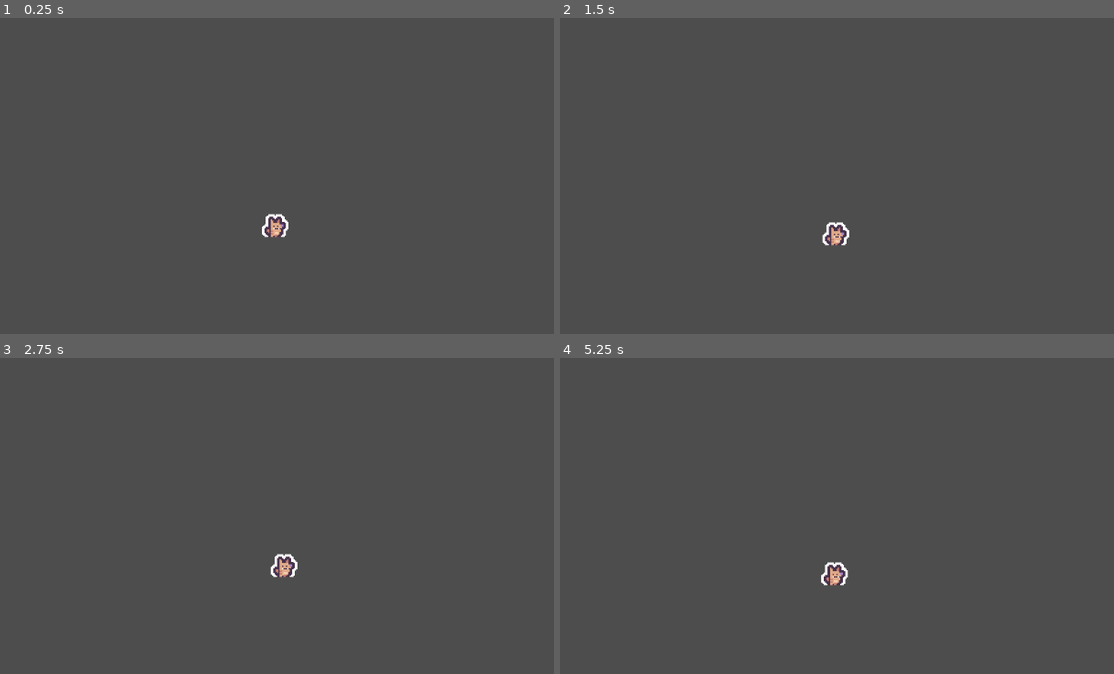
Above: before the commit, frames 1-4 (two rows, left to right).
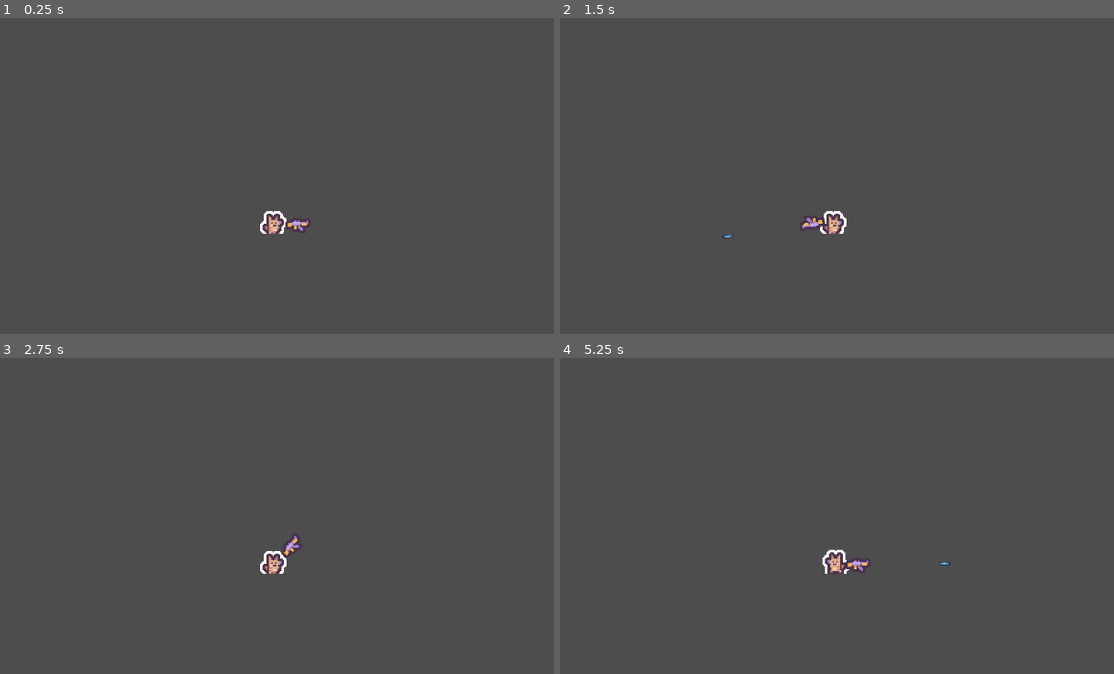
Above: after the commit, the same moments.

Repository: Gamercraft64/project
Game: Godot game, scene res://scene/World.tscn
The game is run twice, just before and just after one commit, with the same random seed, the same clock (stepped at 60 frames per second) and the same inputs. The engine's default icon, where the game draws it, is replaced by a stand-in: a white triangle on a blue panel in a dark square.
Inputs (mouse positions are in pixels of both pictures, inside the frame that each line leads up to):
- Up to frame 1 (0.25 s): no input
- Up to frame 2 (1.5 s): tap Enter at 0.5 s; move the mouse to (997, 201) at 0.52 s; hold D (right) 0.53-1.28 s; click (997, 201) at 0.6 s; move the mouse to (687, 242) at 1.27 s; hold S (down) from 1.28 s (still down); click (687, 242) at 1.35 s
- Up to frame 3 (2.75 s): move the mouse to (349, 471) at 2.02 s; release S (down) at 2.03 s; hold D (right) from 2.03 s (still down); click (349, 471) at 2.1 s
- Up to frame 4 (5.25 s): tap Space at 2.75 s; move the mouse to (798, 645) at 2.77 s; release D (right) at 2.78 s; hold W (up) 2.78-3.53 s; click (798, 645) at 2.85 s; move the mouse to (1053, 623) at 3.52 s; hold A (left) 3.53-5.03 s; click (1053, 623) at 3.6 s; tap Enter at 4.25 s; move the mouse to (615, 500) at 4.27 s; click (615, 500) at 4.35 s; move the mouse to (870, 563) at 5.02 s; hold S (down) from 5.03 s (still down); click (870, 563) at 5.1 s

The runs differ from the first frame. In frame 1, 0.4% of the frame differs, in the area x 46-57%, y 61-70%; in frame 2, 0.6%, in the area x 29-53%, y 61-73%; in frame 3, 0.6%; in frame 4, 0.6%.

Commit message:
added gun logic ad player animation

Diff:
--- a/project.godot
+++ b/project.godot
@@ -37,6 +37,11 @@
 "events": [Object(InputEventKey,"resource_local_to_scene":false,"resource_name":"","device":-1,"window_id":0,"alt_press …(192 unchanged characters)…
 ]
 }
+shoot={
+"deadzone": 0.2,
+"events": [Object(InputEventMouseButton,"resource_local_to_scene":false,"resource_name":"","device":-1,"window_id":0,"alt_pressed":false,"shift_pressed":false,"ctrl_pressed":false,"meta_pressed":false,"button_mask":0,"position":Vector2(0, 0),"global_position":Vector2(0, 0),"factor":1.0,"button_index":1,"canceled":false,"pressed":false,"double_click":false,"script":null)
+]
+}
 
 [rendering]
 
--- a/scene/World.tscn
+++ b/scene/World.tscn
@@ -1,26 +1,64 @@
-[gd_scene load_steps=4 format=3 uid="uid://em1n1eti4la1"]
+[gd_scene load_steps=9 format=3 uid="uid://em1n1eti4la1"]
 
 [ext_resource type="Script" uid="uid://ghjby7h3rimb" path="res://script/player.gd" id="1_iibxp"]
 [ext_resource type="Texture2D" uid="uid://csexukvyv6bhu" path="res://assets/Players/Tilemap/tilemap.png" id="2_iibxp"]
+[ext_resource type="Texture2D" uid="uid://cufueuhuapxto" path="res://assets/Weapons/Tilemap/tilemap.png" id="3_dtoa7"]
+[ext_resource type="Script" uid="uid://dryhq76nry2g1" path="res://script/gun.gd" id="3_iqpdx"]
 
 [sub_resource type="RectangleShape2D" id="RectangleShape2D_iqpdx"]
-size = Vector2(16, 16)
+size = Vector2(15, 15)
+
+[sub_resource type="AtlasTexture" id="AtlasTexture_iibxp"]
+atlas = ExtResource("2_iibxp")
+region = Rect2(2, 3, 24, 24)
+
+[sub_resource type="AtlasTexture" id="AtlasTexture_dtoa7"]
+atlas = ExtResource("2_iibxp")
+region = Rect2(26, 3, 24, 24)
+
+[sub_resource type="SpriteFrames" id="SpriteFrames_iqpdx"]
+animations = [{
+"frames": [{
+"duration": 1.0,
+"texture": SubResource("AtlasTexture_iibxp")
+}, {
+"duration": 1.0,
+"texture": SubResource("AtlasTexture_dtoa7")
+}],
+"loop": false,
+"name": &"walk",
+"speed": 5.0
+}]
 
 [node name="Node2D" type="Node2D"]
 
 [node name="CharacterBody2D" type="CharacterBody2D" parent="."]
 script = ExtResource("1_iibxp")
 
-[node name="Sprite2D" type="Sprite2D" parent="CharacterBody2D"]
-texture = ExtResource("2_iibxp")
-hframes = 4
-vframes = 4
-
 [node name="CollisionShape2D" type="CollisionShape2D" parent="CharacterBody2D"]
-position = Vector2(1, 3)
+position = Vector2(-2.5, 0.5)
 shape = SubResource("RectangleShape2D_iqpdx")
 
 [node name="Camera2D" type="Camera2D" parent="CharacterBody2D"]
 zoom = Vector2(2, 2)
 position_smoothing_enabled = true
 position_smoothing_speed = 12.0
+
+[node name="AnimatedSprite2D" type="AnimatedSprite2D" parent="CharacterBody2D"]
+sprite_frames = SubResource("SpriteFrames_iqpdx")
+animation = &"walk"
+
+[node name="gun pivot" type="Node2D" parent="CharacterBody2D"]
+script = ExtResource("3_iqpdx")
+
+[node name="gun" type="Sprite2D" parent="CharacterBody2D/gun pivot"]
+position = Vector2(18, 3)
+texture = ExtResource("3_dtoa7")
+hframes = 10
+vframes = 4
+frame = 5
+
+[node name="Marker2D" type="Marker2D" parent="CharacterBody2D/gun pivot/gun"]
+position = Vector2(10, -2)
+
+[connection signal="animation_finished" from="CharacterBody2D/AnimatedSprite2D" to="CharacterBody2D" method="_on_animated_sprite_2d_animation_finished"]
--- /dev/null
+++ b/scene/bullet.tscn
@@ -0,0 +1,20 @@
+[gd_scene load_steps=4 format=3 uid="uid://3hdb6qmlhi6o"]
+
+[ext_resource type="Script" uid="uid://gipduhcuw7wu" path="res://script/bullet.gd" id="1_xw300"]
+[ext_resource type="Texture2D" uid="uid://dueohcohekhw3" path="res://icon.svg" id="2_m2l4i"]
+
+[sub_resource type="RectangleShape2D" id="RectangleShape2D_1bt1p"]
+size = Vector2(10, 4)
+
+[node name="bullet" type="Node2D"]
+script = ExtResource("1_xw300")
+
+[node name="Sprite2D" type="Sprite2D" parent="."]
+position = Vector2(-7.6293945e-06, 4.7683716e-07)
+scale = Vector2(0.07, 0.02)
+texture = ExtResource("2_m2l4i")
+
+[node name="Area2D" type="Area2D" parent="."]
+
+[node name="CollisionShape2D" type="CollisionShape2D" parent="Area2D"]
+shape = SubResource("RectangleShape2D_1bt1p")
--- /dev/null
+++ b/script/bullet.gd
@@ -0,0 +1,12 @@
+extends Node2D
+@export var speed = 500.00
+var motion = Vector2()
+
+
+
+func _process(delta: float) -> void:
+	_move(delta)
+
+
+func _move(delta):
+	global_position += Vector2(1,0).rotated(global_rotation) * speed * delta
--- /dev/null
+++ b/script/gun.gd
@@ -0,0 +1,19 @@
+extends Node2D
+const bullet_scene = preload("res://scene/bullet.tscn")
+
+func _process(delta: float) -> void:
+	_look_at_mouse()
+	_shoot()
+
+
+func _look_at_mouse():
+	var mouse_pos = get_global_mouse_position()
+	look_at(mouse_pos)
+
+
+func _shoot():
+	if Input.is_action_just_pressed("shoot"):
+		var bullet = bullet_scene.instantiate()
+		bullet.global_rotation = self.global_rotation
+		bullet.global_position = $gun/Marker2D.global_position
+		get_parent().add_child(bullet)
--- a/script/player.gd
+++ b/script/player.gd
@@ -1,5 +1,6 @@
 extends CharacterBody2D
 @export var speed = 100.00
+@onready var animation = $AnimatedSprite2D
 
 
 # Called when the node enters the scene tree for the first time.
@@ -9,19 +10,29 @@
 
 # Called every frame. 'delta' is the elapsed time since the previous frame.
 func _process(delta: float) -> void:
-	_movement()
+	_movement(delta)
 
 
-func _movement():
+func _movement(delta):
 	var motion = Vector2()
 	if Input.is_action_pressed("right"):
 		motion.x += 1
+		animation.play("walk")
+		animation.flip_h = false
 	if Input.is_action_pressed("left"):
 		motion.x -= 1
+		animation.play("walk")
+		animation.flip_h = true
 	if Input.is_action_pressed("up"):
 		motion.y -=1
+		animation.play("walk")
 	if Input.is_action_pressed("down"):
 		motion.y += 1
+		animation.play("walk")
 	motion = motion.normalized()
-	velocity = motion * speed
+	velocity = motion * speed * delta
 	move_and_slide()
+
+
+func _on_animated_sprite_2d_animation_finished() -> void:
+	animation.frame = 0
Not shown, added: script/bullet.gd.uid
Not shown, added: script/gun.gd.uid
